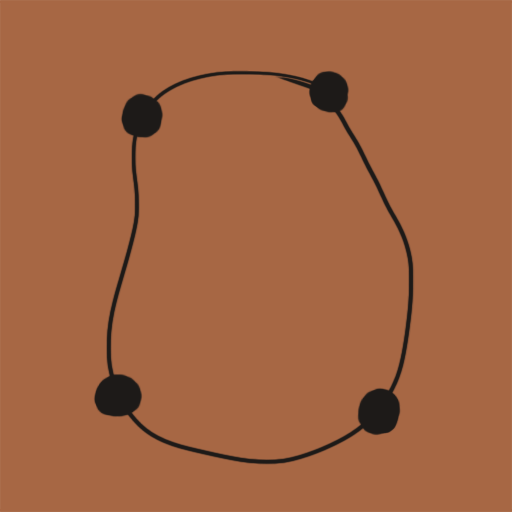
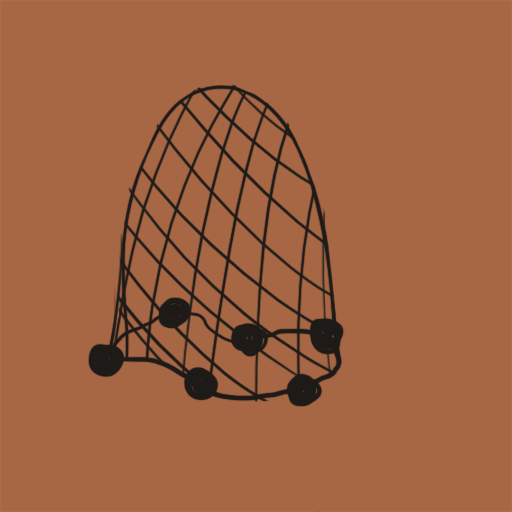
Layered file, before and after one edit (512x512). Changes by layer:
removed group "Net Outline" (9 layers) over (x1=87, y1=70, x2=415, y2=465)
renamed "Layer 4" to "Layer 3", moved it out of group "Net Outline", painted on it over (x1=87, y1=70, x2=415, y2=465)
removed layer "Layer 8" from group "Net Outline" over (x1=96, y1=72, x2=415, y2=465)
removed layer "Layer 5" from group "Net Outline" over (x1=90, y1=70, x2=415, y2=465)
removed layer "Layer 7" from group "Net Outline" over (x1=98, y1=70, x2=415, y2=455)
removed layer "Layer 9" from group "Net Outline" over (x1=87, y1=70, x2=415, y2=465)
removed layer "Layer 10" from group "Net Outline" over (x1=87, y1=70, x2=415, y2=465)
moved "Layer 1" out of group "Net Outline", painted on it, masked it over (x1=93, y1=70, x2=415, y2=512)
hid "Layer 2", moved it out of group "Net Outline", painted on it, masked it over (x1=87, y1=70, x2=415, y2=465)
removed layer "Layer 6" from group "Net Outline" over (x1=87, y1=70, x2=411, y2=465)
